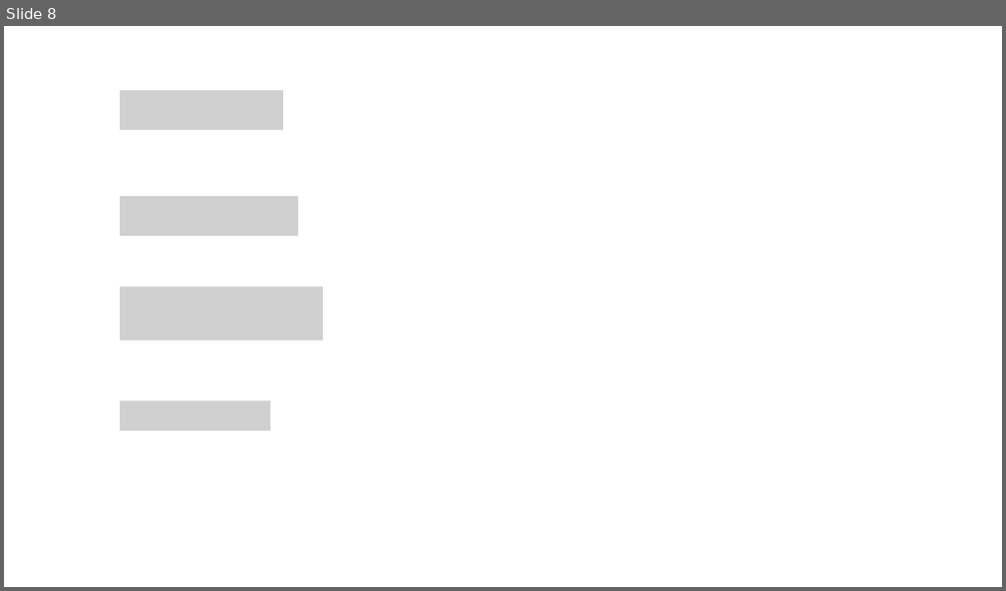
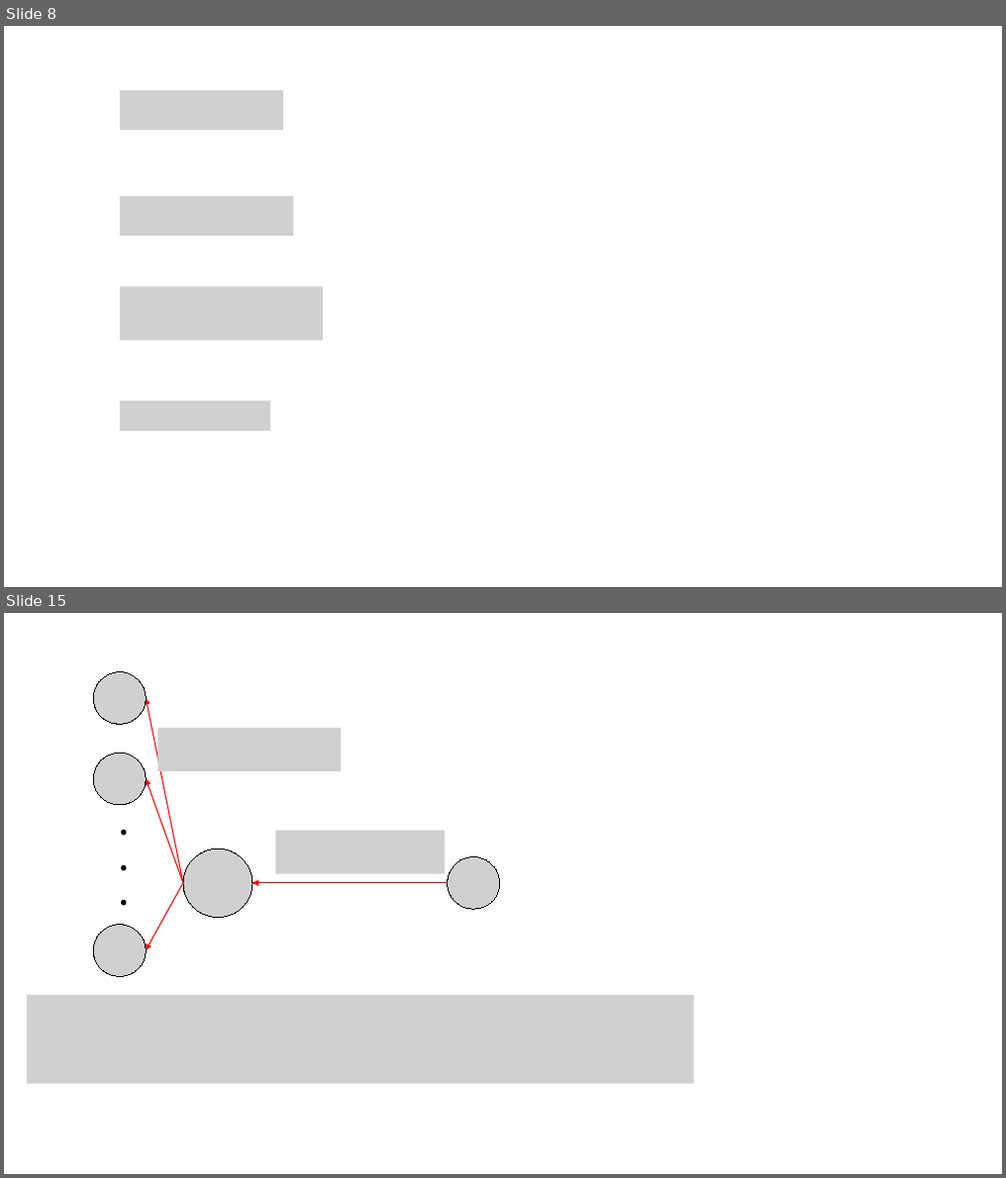
Before and after one commit to AnDeoukKyi/tistory, a slide deck: ml/ML.pptx. Shown one above the other, each under a label of ours: slide 8 before the commit, slides 8 and 15 after it; the slides between them are not shown. The pictures are 1006x591 and 1006x1178 pixels, drawn with LibreOffice and Linux fonts; fonts in the diff are those of the drawing; grey boxes stand for pictures. Boxes give left, top, right and bottom in pixels: in the first picture for what was removed or moved away, otherwise in the second. Text is boxed around its words. In the diff, an @@ line names an element or a change of style, - is before the commit and + after.

```diff
--- a/ml/ML.pptx
+++ b/ml/ML.pptx
@@ slide 15 added at (4,613,1002,1174), background #FFFFFF @@
@@ picture added at (93,672,146,725) @@
@@ arrow added from (183, 883) to (146, 698), #FF0000 1 pt @@
@@ picture added at (158,728,341,771) @@
@@ picture added at (93,753,146,805) @@
@@ arrow added from (183, 883) to (146, 779), #FF0000 1 pt @@
@@ text added at (112,803,135,916), 28 pt, text #000000, bold @@
+.
+.
+.
@@ picture added at (183,849,252,918) @@
@@ picture added at (275,830,445,873) @@
@@ picture added at (448,858,500,909) @@
@@ arrow added from (183, 883) to (146, 951), #FF0000 1 pt @@
@@ arrow added from (448, 883) to (252, 883), #FF0000 1 pt @@
@@ picture added at (93,925,146,977) @@
@@ picture added at (27,995,693,1084) @@
@@ slide 8 changed as well @@
@@ picture: place and size @@
-picture at (120,196,298,236)
+picture at (120,196,294,236)
```
Also in this commit, not shown: 5 other slides changed, 11 other slides added, 1 slide removed, 33 other files.
